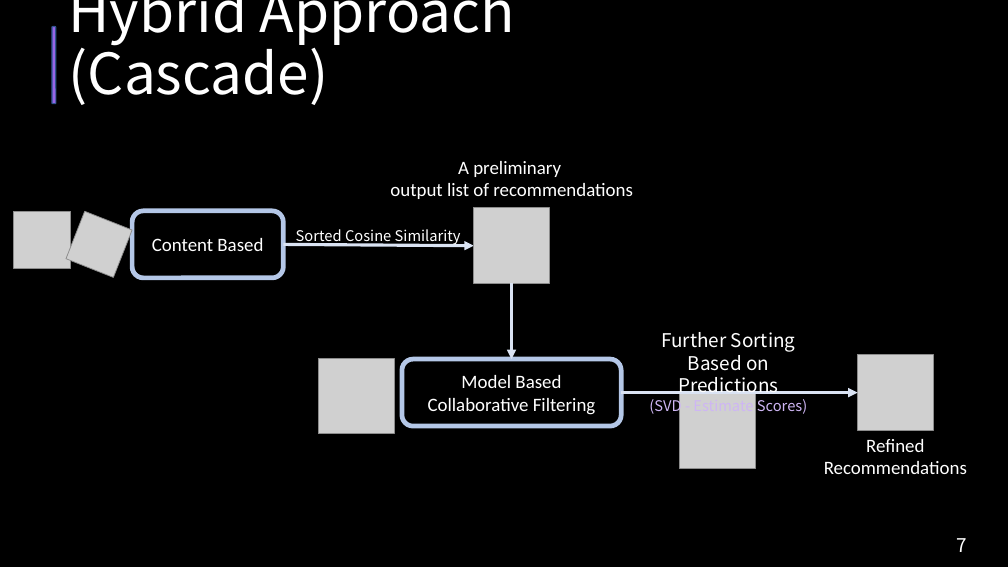
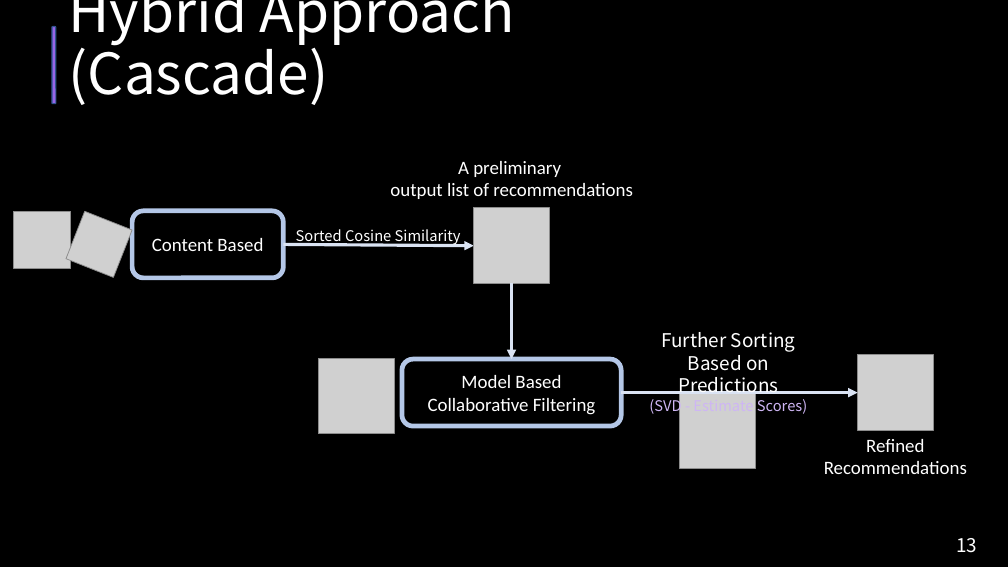
Before and after one commit to samh99474/Python_Final_Project_RecommenderSystem, a slide deck: slide 13 of 報告資料/期末報告Python_Movie_RecommerSystem.pptx (slide 7 before the commit). Drawn at 1008x567 pixels with LibreOffice and Linux fonts; fonts in the diff are those of the drawing; grey boxes stand for pictures. Boxes give left, top, right and bottom in pixels: in the first picture for what was removed or moved away, otherwise in the second. Text is boxed around its words. In the diff, an @@ line names an element or a change of style, - is before the commit and + after.

```diff
--- a/報告資料/期末報告Python_Movie_RecommerSystem.pptx
+++ b/報告資料/期末報告Python_Movie_RecommerSystem.pptx
@@ text at (956, 538, 977, 553): text changed @@
-7
+13
```
Also in this commit, not shown: 11 other slides changed.
